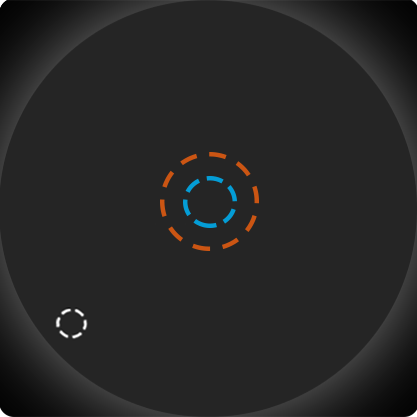
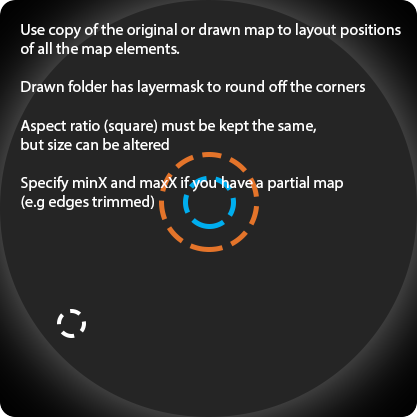
The second 417 x 417 image is a revision of the first. Changes to its layers:
removed group "Center" (2 layers) (was 88%) over [160, 152, 259, 251]
removed layer "Ellipse 1" (1st of 2, in "Center") from group "Center" over [160, 152, 259, 251]
removed layer "Ellipse 1" (2nd of 2, in "Center") from group "Center" over [183, 176, 237, 228]
removed group "Respawn" (1 layers) over [54, 307, 89, 340]
removed layer "Layer 2" from group "Respawn" over [54, 307, 89, 340]
added layer "Use copy of the original or drawn map to layout positions of a" above "Drawn" over [20, 23, 401, 210]
added group "Drawn" with 6 layers above "original" over [0, 0, 417, 417]
added layer "circle_respawn" in group "Drawn" over [57, 309, 86, 338]
added layer "circle_center_inner" in group "Drawn" over [183, 176, 236, 229]
added layer "circle_center_outer" in group "Drawn" over [159, 152, 259, 252]
added layer "circle_outer" in group "Drawn" over [0, 0, 417, 417]
added layer "Circle_outer_gradient" (51%) in group "Drawn" over [0, 0, 417, 417]
added layer "Layer 3" in group "Drawn" over [0, 0, 417, 417]
renamed "Layer 1" to "original", hid it, painted on it over [0, 0, 417, 417]
